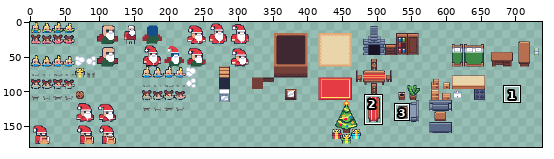
Pixel-art file -- Aseprite/wip.aseprite. Above, an overview of the earlier version with the close-up marked.
Close-up. Before the commit:
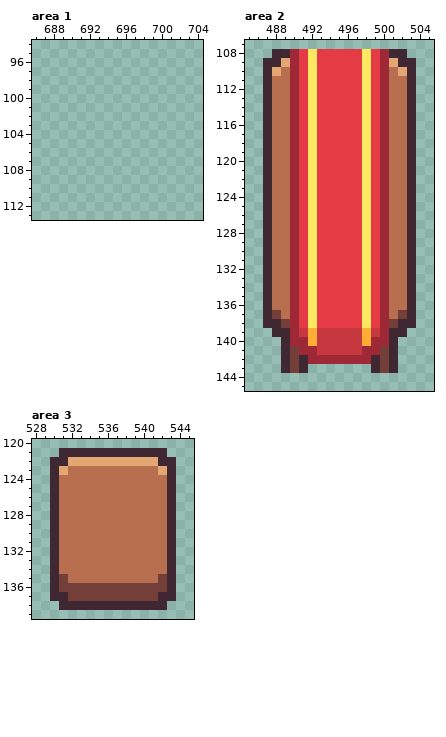
800x800 pixels, 1 frame. Shown: area 1: x 686..704, y 94..113; area 2: x 485..505, y 107..145; area 3: x 528..545, y 120..139. The wide view leaves out empty margins. The commit also changed other parts of the picture, which this record leaves out.
After the commit:
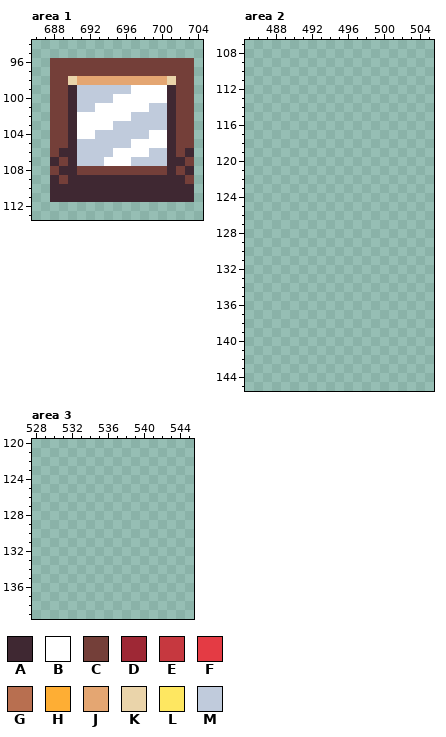
Palette (. is transparent): A #3f2832  B #ffffff  C #743f39  D #9e2835  E #c6383f  F #e43b44  G #b86f50  H #feae34  J #e4a672  K #ead4aa  L #fee761  M #c0cbdc
What changed:
Changed rows in their new state; - is an unchanged pixel.
Area 1, layer "Layer 1":
first column x 688:
 96 CCCCCCCCCCCCCCCC
 97 CCCCCCCCCCCCCCCC
 98 CCKJJJJJJJJJJKCC
 99 CCAMMMMMMBBBBACC
100 CCAMMMMBBBBBBACC
101 CCAMMBBBBBBMMACC
102 CCABBBBBBMMMMACC
103 CCABBBBMMMMMMACC
104 CCABBMMMMMMBBACC
105 CCAMMMMMMBBBBACC
106 CAAMMMMBBBBMMACA
107 ACAMMMBBBMMMMAAC
108 CAACCCCCCCCCCACA
109 ACAAAAAAAAAAAAAC
110 AAAAAAAAAAAAAAAA
111 AAAAAAAAAAAAAAAA
Area 2, layer "Layer 1":
first column x 487:
108 -...............-
109 .................
110 .................
111 .................
112 .................
113 .................
114 .................
115 .................
116 .................
117 .................
118 .................
119 .................
120 .................
121 .................
122 .................
123 .................
124 .................
125 .................
126 .................
127 .................
128 .................
129 .................
130 .................
131 .................
132 .................
133 .................
134 .................
135 .................
136 .................
137 .................
138 .................
139 -...............-
140 --.............--
141 --.............--
142 --.............--
143 --...-------...--
Area 3, layer "Layer 1":
first column x 530:
121 -............-
122 ..............
123 ..............
124 ..............
125 ..............
126 ..............
127 ..............
128 ..............
129 ..............
130 ..............
131 ..............
132 ..............
133 ..............
134 ..............
135 ..............
136 ..............
137 ..............
138 -............-
